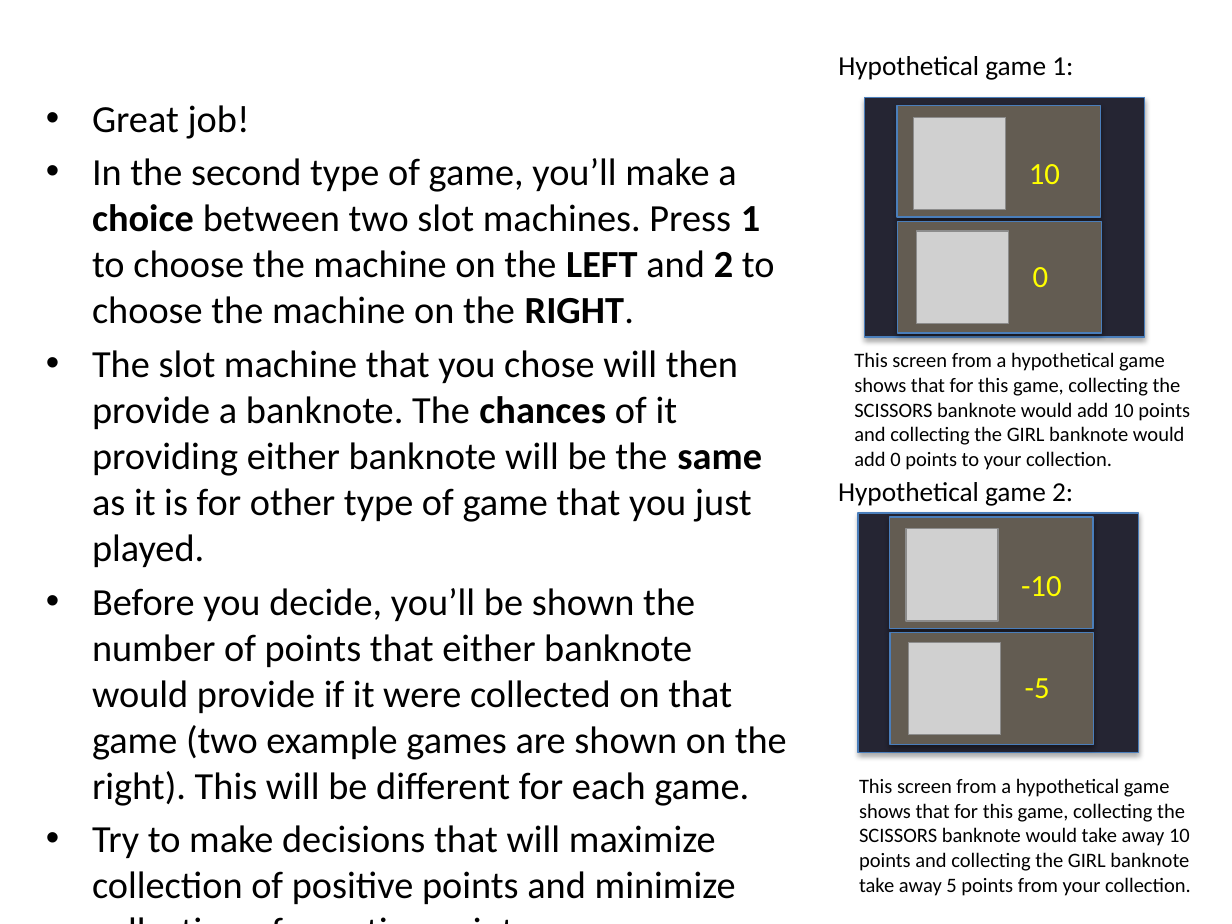
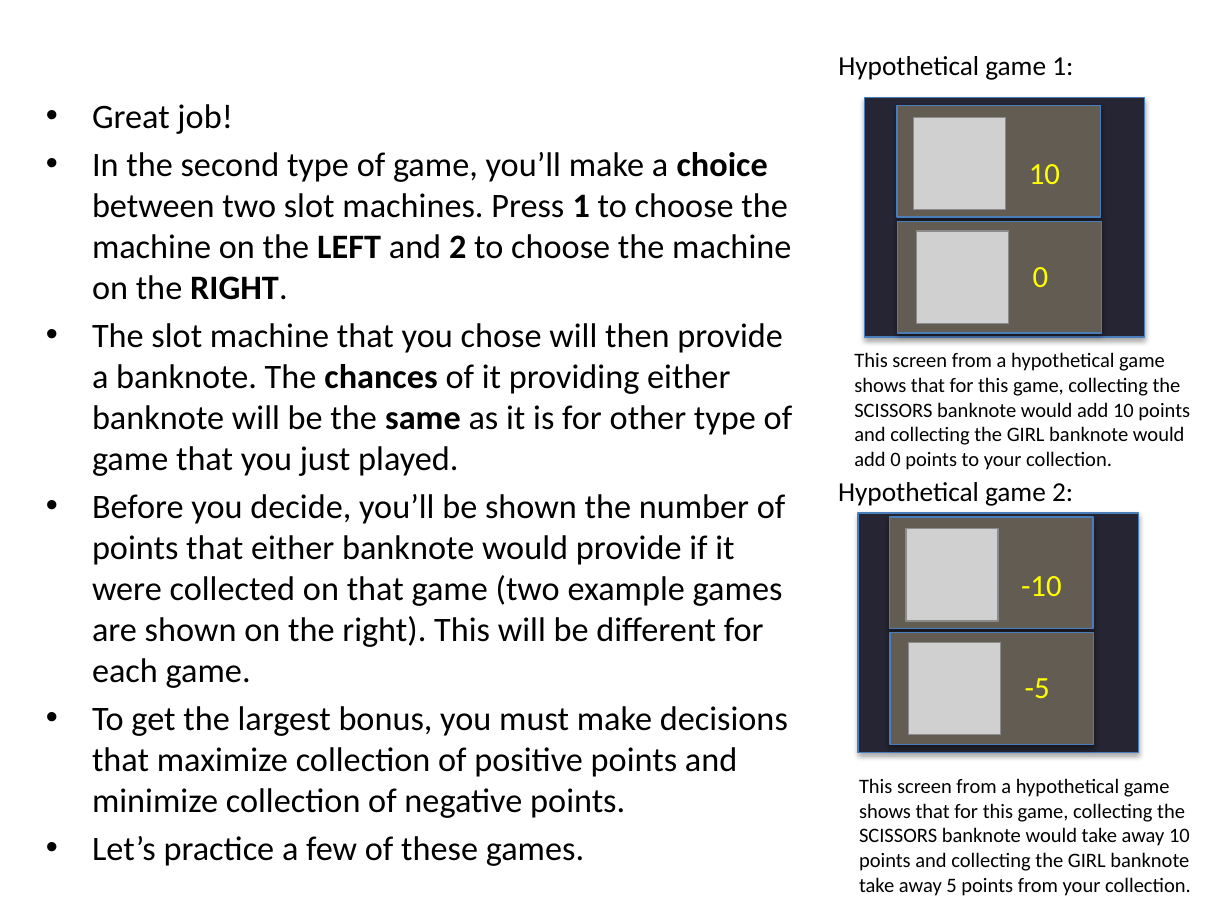
Before and after one commit to evanrussek/uws_jsp, a slide deck: slide 11 of Stimuli/uws_instr_slides.pptx. Drawn at 1232x924 pixels with LibreOffice and Linux fonts; fonts in the diff are those of the drawing; grey boxes stand for pictures. Boxes give left, top, right and bottom in pixels: in the first picture for what was removed or moved away, otherwise in the second. Text is boxed around its words. In the diff, an @@ line names an element or a change of style, - is before the commit and + after.

```diff
--- a/Stimuli/uws_instr_slides.pptx
+++ b/Stimuli/uws_instr_slides.pptx
@@ text at bbox=[92, 104, 793, 866]: size 22.4 to 20 pt in "Great job!", "In the second type of game, you’ll ...", "The slot machine that you chose will ...", "Before you decide, you’ll be shown the ..." and 1 more places @@
@@ text at bbox=[92, 706, 788, 818]: text changed; size 22.4 to 20 pt @@
-• Try to make decisions that will maximize collection of positive points and minimize collection of negative points.
+• To get the largest bonus, you must make decisions that maximize collection of positive points and minimize collection of negative points.
```
Also in this commit, not shown: 2 other slides changed, 11 other files.
